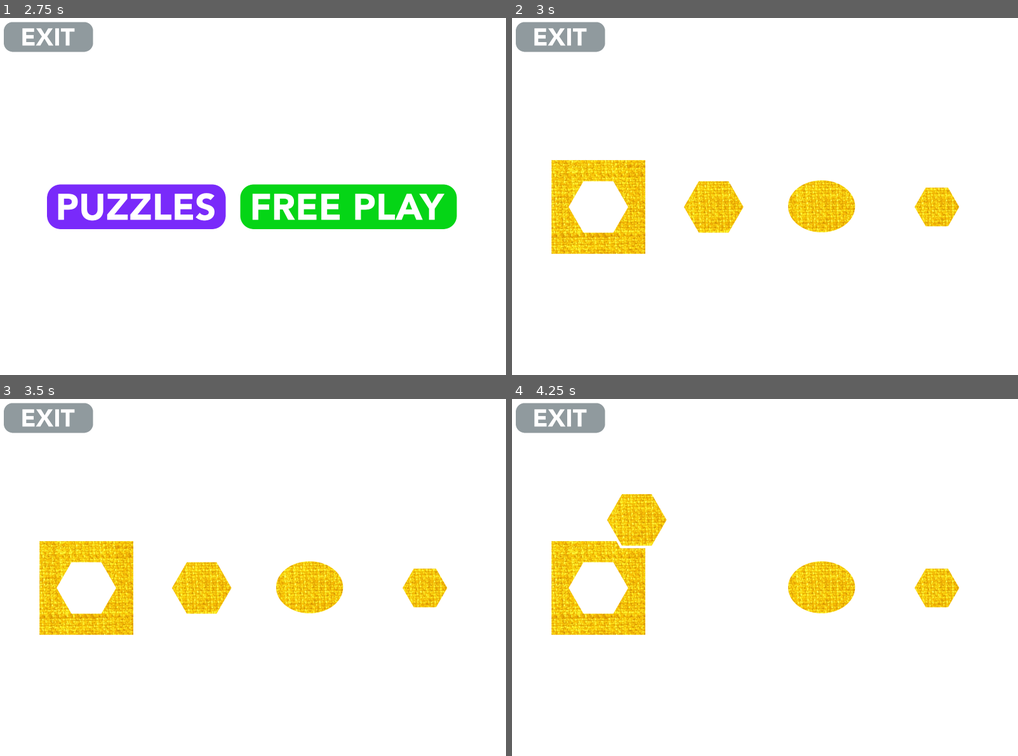
Above: before the commit, frames 1-4 (two rows, left to right).
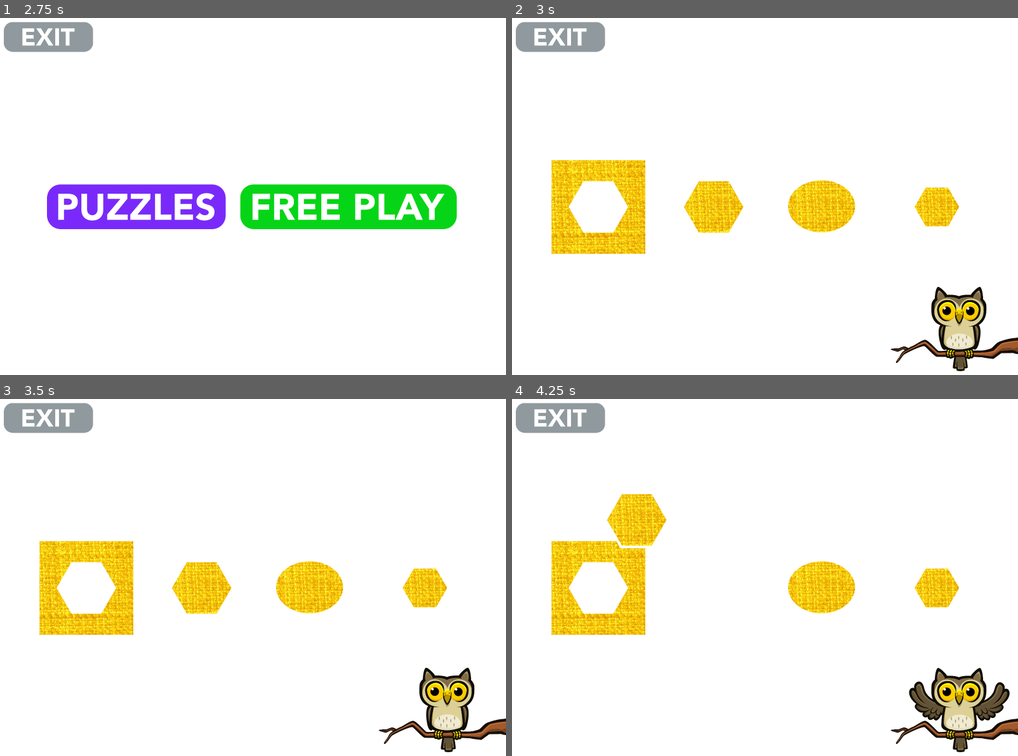
Above: after the commit, the same moments.

Repository: efor0004/spatial-fyp
Game: Godot game, scene res://Main Menu.tscn
The game is run twice, just before and just after one commit, with the same random seed, the same clock (stepped at 60 frames per second) and the same inputs.
Inputs (mouse positions are in pixels of both pictures, inside the frame that each line leads up to):
- Up to frame 1 (2.75 s): click (253, 207) at 0.5 s; tap Enter at 1.25 s; drag from (96, 128) to (253, 128) at 1.27 s; click "Begin as character 1" at 2 s
- Up to frame 2 (3 s): click (648, 207) at 2.75 s
- Up to frame 3 (3.5 s): no input
- Up to frame 4 (4.25 s): drag from (714, 588) to (937, 588) at 3.52 s

Frame 1 is identical in both runs. In frame 2, 2.2% of the frame differs, in the area x 74-100%, y 75-99%; in frame 3, 2.2%; in frame 4, 2.9%.

Commit message:
QUILT: Add owl character

Diff:
--- a/quilt/app/Game.tscn
+++ b/quilt/app/Game.tscn
@@ -1,11 +1,52 @@
-[gd_scene load_steps=21 format=2]
+[gd_scene load_steps=63 format=2]
 
 [ext_resource path="res://assets/sprites/fabrics/level_1/fabric_1.jpg" type="Texture" id=1]
 [ext_resource path="res://assets/sprites/questions/level_1/normal/pngs/0.png" type="Texture" id=2]
 [ext_resource path="res://scripts/game/Question.gd" type="Script" id=3]
+[ext_resource path="res://assets/sprites/characters/1/idle/__owl_with_branch_and_tail_idle_awake_000.png" type="Texture" id=4]
 [ext_resource path="res://scripts/Exit Button.gd" type="Script" id=5]
+[ext_resource path="res://assets/sprites/characters/1/idle/__owl_with_branch_and_tail_idle_awake_011.png" type="Texture" id=6]
 [ext_resource path="res://scripts/game/Progress Quilt.gd" type="Script" id=7]
 [ext_resource path="res://scripts/game/Option.gd" type="Script" id=8]
+[ext_resource path="res://assets/sprites/characters/1/idle/__owl_with_branch_and_tail_idle_awake_015.png" type="Texture" id=9]
+[ext_resource path="res://assets/sprites/characters/1/idle/__owl_with_branch_and_tail_idle_awake_012.png" type="Texture" id=10]
+[ext_resource path="res://assets/sprites/characters/1/idle/__owl_with_branch_and_tail_idle_awake_013.png" type="Texture" id=11]
+[ext_resource path="res://assets/sprites/characters/1/idle/__owl_with_branch_and_tail_idle_awake_016.png" type="Texture" id=12]
+[ext_resource path="res://assets/sprites/characters/1/idle/__owl_with_branch_and_tail_idle_awake_017.png" type="Texture" id=13]
+[ext_resource path="res://assets/sprites/characters/1/idle/__owl_with_branch_and_tail_idle_awake_019.png" type="Texture" id=14]
+[ext_resource path="res://assets/sprites/characters/1/idle/__owl_with_branch_and_tail_idle_awake_004.png" type="Texture" id=15]
+[ext_resource path="res://assets/sprites/characters/1/idle/__owl_with_branch_and_tail_idle_awake_006.png" type="Texture" id=16]
+[ext_resource path="res://assets/sprites/characters/1/idle/__owl_with_branch_and_tail_idle_awake_010.png" type="Texture" id=17]
+[ext_resource path="res://assets/sprites/characters/1/idle/__owl_with_branch_and_tail_idle_awake_014.png" type="Texture" id=18]
+[ext_resource path="res://assets/sprites/characters/1/idle/__owl_with_branch_and_tail_idle_awake_018.png" type="Texture" id=19]
+[ext_resource path="res://assets/sprites/characters/1/idle/__owl_with_branch_and_tail_idle_awake_001.png" type="Texture" id=20]
+[ext_resource path="res://assets/sprites/characters/1/idle/__owl_with_branch_and_tail_idle_awake_007.png" type="Texture" id=21]
+[ext_resource path="res://assets/sprites/characters/1/idle/__owl_with_branch_and_tail_idle_awake_005.png" type="Texture" id=22]
+[ext_resource path="res://assets/sprites/characters/1/idle/__owl_with_branch_and_tail_idle_awake_008.png" type="Texture" id=23]
+[ext_resource path="res://assets/sprites/characters/1/idle/__owl_with_branch_and_tail_idle_awake_009.png" type="Texture" id=24]
+[ext_resource path="res://assets/sprites/characters/1/idle/__owl_with_branch_and_tail_idle_awake_003.png" type="Texture" id=25]
+[ext_resource path="res://assets/sprites/characters/1/idle/__owl_with_branch_and_tail_idle_awake_002.png" type="Texture" id=26]
+[ext_resource path="res://scripts/game/AnimatedCharacter.gd" type="Script" id=27]
+[ext_resource path="res://assets/sprites/characters/1/correct/__owl_with_branch_and_tail_flap_wings_009.png" type="Texture" id=28]
+[ext_resource path="res://assets/sprites/characters/1/correct/__owl_with_branch_and_tail_flap_wings_003.png" type="Texture" id=29]
+[ext_resource path="res://assets/sprites/characters/1/correct/__owl_with_branch_and_tail_flap_wings_007.png" type="Texture" id=30]
+[ext_resource path="res://assets/sprites/characters/1/correct/__owl_with_branch_and_tail_flap_wings_001.png" type="Texture" id=31]
+[ext_resource path="res://assets/sprites/characters/1/correct/__owl_with_branch_and_tail_flap_wings_006.png" type="Texture" id=32]
+[ext_resource path="res://assets/sprites/characters/1/correct/__owl_with_branch_and_tail_flap_wings_008.png" type="Texture" id=33]
+[ext_resource path="res://assets/sprites/characters/1/correct/__owl_with_branch_and_tail_flap_wings_000.png" type="Texture" id=34]
+[ext_resource path="res://assets/sprites/characters/1/correct/__owl_with_branch_and_tail_flap_wings_002.png" type="Texture" id=35]
+[ext_resource path="res://assets/sprites/characters/1/correct/__owl_with_branch_and_tail_flap_wings_004.png" type="Texture" id=36]
+[ext_resource path="res://assets/sprites/characters/1/correct/__owl_with_branch_and_tail_flap_wings_005.png" type="Texture" id=37]
+[ext_resource path="res://assets/sprites/characters/1/incorrect/__owl_with_branch_and_tail_rotate_head_001.png" type="Texture" id=38]
+[ext_resource path="res://assets/sprites/characters/1/incorrect/__owl_with_branch_and_tail_rotate_head_002.png" type="Texture" id=39]
+[ext_resource path="res://assets/sprites/characters/1/incorrect/__owl_with_branch_and_tail_rotate_head_006.png" type="Texture" id=40]
+[ext_resource path="res://assets/sprites/characters/1/incorrect/__owl_with_branch_and_tail_rotate_head_007.png" type="Texture" id=41]
+[ext_resource path="res://assets/sprites/characters/1/incorrect/__owl_with_branch_and_tail_rotate_head_008.png" type="Texture" id=42]
+[ext_resource path="res://assets/sprites/characters/1/incorrect/__owl_with_branch_and_tail_rotate_head_003.png" type="Texture" id=43]
+[ext_resource path="res://assets/sprites/characters/1/incorrect/__owl_with_branch_and_tail_rotate_head_004.png" type="Texture" id=44]
+[ext_resource path="res://assets/sprites/characters/1/incorrect/__owl_with_branch_and_tail_rotate_head_000.png" type="Texture" id=45]
+[ext_resource path="res://assets/sprites/characters/1/incorrect/__owl_with_branch_and_tail_rotate_head_009.png" type="Texture" id=46]
+[ext_resource path="res://assets/sprites/characters/1/incorrect/__owl_with_branch_and_tail_rotate_head_005.png" type="Texture" id=47]
 
 [sub_resource type="CanvasItemMaterial" id=1]
 light_mode = 2
@@ -416,6 +457,24 @@
 "values": [ true, true, false, false ]
 }
 
+[sub_resource type="SpriteFrames" id=15]
+animations = [ {
+"frames": [ ExtResource( 4 ), ExtResource( 20 ), ExtResource( 26 ), ExtResource( 25 ), ExtResource( 15 ), ExtResource( 22 ), ExtResource( 16 ), ExtResource( 21 ), ExtResource( 23 ), ExtResource( 24 ), ExtResource( 17 ), ExtResource( 6 ), ExtResource( 10 ), ExtResource( 11 ), ExtResource( 18 ), ExtResource( 9 ), ExtResource( 12 ), ExtResource( 13 ), ExtResource( 19 ), ExtResource( 14 ) ],
+"loop": true,
+"name": "idle",
+"speed": 8.0
+}, {
+"frames": [ ExtResource( 45 ), ExtResource( 38 ), ExtResource( 39 ), ExtResource( 43 ), ExtResource( 44 ), ExtResource( 47 ), ExtResource( 40 ), ExtResource( 41 ), ExtResource( 42 ), ExtResource( 46 ) ],
+"loop": false,
+"name": "incorrect",
+"speed": 8.0
+}, {
+"frames": [ ExtResource( 34 ), ExtResource( 31 ), ExtResource( 35 ), ExtResource( 29 ), ExtResource( 36 ), ExtResource( 37 ), ExtResource( 32 ), ExtResource( 30 ), ExtResource( 33 ), ExtResource( 28 ) ],
+"loop": false,
+"name": "correct",
+"speed": 8.0
+} ]
+
 [node name="Game" type="Node2D"]
 
 [node name="Question" type="Sprite" parent="."]
@@ -604,8 +663,16 @@
 __meta__ = {
 "_edit_use_anchors_": false
 }
-[connection signal="ready_for_options" from="Question" to="Question/AnimationPlayer3/Layer4/Option 3" method="_on_Question_ready_for_options"]
+
+[node name="Character" type="AnimatedSprite" parent="."]
+position = Vector2( 1800, 1256 )
+scale = Vector2( 0.5, 0.5 )
+frames = SubResource( 15 )
+animation = "incorrect"
+script = ExtResource( 27 )
 [connection signal="ready_for_options" from="Question" to="Question/AnimationPlayer1/Layer2/Option 1" method="_on_Question_ready_for_options"]
 [connection signal="ready_for_options" from="Question" to="Question/AnimationPlayer2/Layer3/Option 2" method="_on_Question_ready_for_options"]
+[connection signal="ready_for_options" from="Question" to="Question/AnimationPlayer3/Layer4/Option 3" method="_on_Question_ready_for_options"]
 [connection signal="button_down" from="Exit Button" to="Exit Button" method="_on_Exit_Button_button_down"]
 [connection signal="button_up" from="Exit Button" to="Exit Button" method="_on_Exit_Button_button_up"]
+[connection signal="animation_finished" from="Character" to="Character" method="_on_Character_animation_finished"]
--- /dev/null
+++ b/quilt/app/scripts/game/AnimatedCharacter.gd
@@ -0,0 +1,14 @@
+extends AnimatedSprite
+
+func _ready():
+	play("idle")
+
+func on_correct_option():
+	play("correct")
+
+func on_incorrect_option():
+	play("incorrect")
+
+func _on_Character_animation_finished():
+	if (animation == "correct" or animation == "incorrect"):
+		play("idle")
--- a/quilt/app/scripts/game/Option.gd
+++ b/quilt/app/scripts/game/Option.gd
@@ -6,6 +6,8 @@
 
 onready var animation_player = get_parent().get_parent()
 onready var question = animation_player.get_parent()
+onready var scene = get_tree().current_scene
+onready var character = scene.get_node("Character")
 onready var all_animation_players = get_all_animation_players()
 
 const Constants = preload("../utilities/constants.gd")
@@ -20,12 +22,14 @@
 		if (option_rotation != 0):
 			add_option_rotation_animation()
 
+		character.on_correct_option()
 		animation_player.play("Correct")
 		yield(animation_player, "animation_finished")
 		question.next_question()
 		yield(question, "piece_added")
 		reset_animations()
 	else:
+		character.on_incorrect_option()
 		animation_player.play("Incorrect")
 		yield(animation_player, "animation_finished")
 
Binary file added: quilt/app/assets/sprites/characters/1/correct/__owl_with_branch_and_tail_flap_wings_000.png
Not shown, added: quilt/app/assets/sprites/characters/1/correct/__owl_with_branch_and_tail_flap_wings_000.png.import
Binary file added: quilt/app/assets/sprites/characters/1/correct/__owl_with_branch_and_tail_flap_wings_001.png
Not shown, added: quilt/app/assets/sprites/characters/1/correct/__owl_with_branch_and_tail_flap_wings_001.png.import
Binary file added: quilt/app/assets/sprites/characters/1/correct/__owl_with_branch_and_tail_flap_wings_002.png
Not shown, added: quilt/app/assets/sprites/characters/1/correct/__owl_with_branch_and_tail_flap_wings_002.png.import
Binary file added: quilt/app/assets/sprites/characters/1/correct/__owl_with_branch_and_tail_flap_wings_003.png
Not shown, added: quilt/app/assets/sprites/characters/1/correct/__owl_with_branch_and_tail_flap_wings_003.png.import
Binary file added: quilt/app/assets/sprites/characters/1/correct/__owl_with_branch_and_tail_flap_wings_004.png
Not shown, added: quilt/app/assets/sprites/characters/1/correct/__owl_with_branch_and_tail_flap_wings_004.png.import
Binary file added: quilt/app/assets/sprites/characters/1/correct/__owl_with_branch_and_tail_flap_wings_005.png
Not shown, added: quilt/app/assets/sprites/characters/1/correct/__owl_with_branch_and_tail_flap_wings_005.png.import
(and 68 more such lines)
